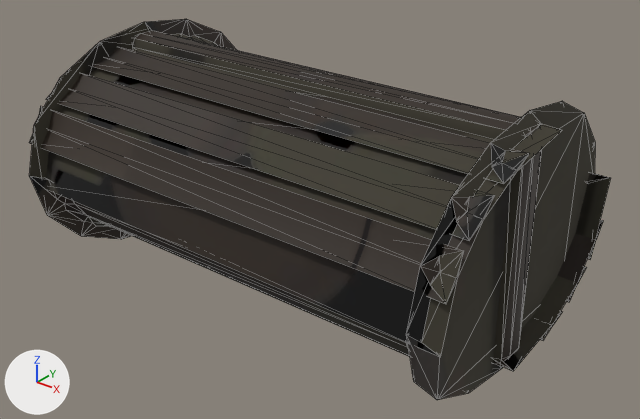
What one commit did to the glTF model Sandbox/GameData/Models/Weapons/explorer_camo_cloak.glb.
Rendered twice from a 50 mm camera at (0.249, -0.302, 0.174) aimed at (0.008, -0.001, -0.012). Arrows for +X, +Y and +Z are at lower left; the lights stay in place. The picture after the commit comes second. Mesh edges are drawn as thin lines. Vertices at exactly the same position are counted once.

Objects in the first picture: 'explorer_camo_cloak'.
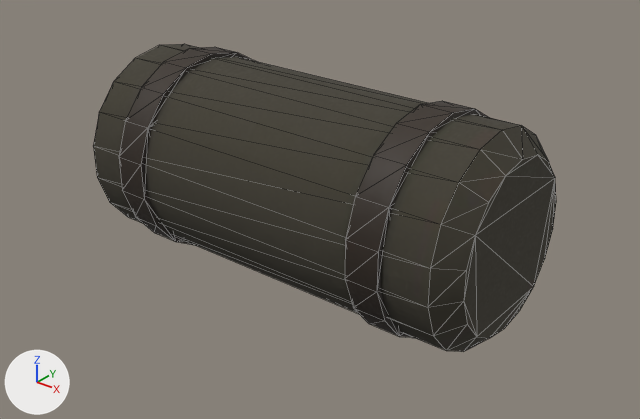
Pixel boxes [x1, y1, x2, y2] of what changed, in the pictures (640 x 419 px):
'explorer_camo_cloak', surface changed, reshaped (20% narrower, 19% shorter)
    before: [29, 19, 611, 400]
    after: [93, 44, 556, 352]
part 1 of me_explorer_camo_cloak, added
    after: [119, 47, 254, 245]
part 2 of me_explorer_camo_cloak, added
    after: [345, 101, 487, 338]
part 3 of me_explorer_camo_cloak, rebuilt (20% narrower, 19% shorter)
    before: [29, 19, 611, 400]
    after: [93, 44, 556, 352]
part 4 of me_explorer_camo_cloak, deleted
    before: [132, 31, 542, 364]

Edits to the bpy script that builds the scene:
```text
Add img_explorer_camo_cloak_normal:
    img_explorer_camo_cloak_normal = load_image('explorer_camo_cloak_Normal', '_unpacked/explorer_camo_cloak_Normal', 512, 512, 'Non-Color')
Change mat_weapon:
    remove # nodes: BsdfPrincipled, Mix, OutputMaterial, SeparateColor, TexImage x2, VertexColor
    nodes: BsdfPrincipled, NormalMap, OutputMaterial, SeparateColor, TexImage x3
    uses the picture img_explorer_camo_cloak_normal
Change me_explorer_camo_cloak:
    used by ob_explorer_camo_cloak; location = (0.0, 0.0, 0.0)
    remove me_explorer_camo_cloak.from_pydata(...)  # 280 vertices, 552 faces; spans x -0.12..0.12, y -0.08..0.08, z -0.06..0.06
    add me_explorer_camo_cloak.from_pydata(...)  # 144 vertices, 276 faces; spans x -0.109..0.109, y -0.051..0.051, z -0.052..0.052
    me_explorer_camo_cloak part 1: a new loose piece, an 18-sided cylinder along x spanning x -0.077..-0.061, y -0.051..0.051, z -0.052..0.052, in mat_weapon
    me_explorer_camo_cloak part 2: a new loose piece, an 18-sided cylinder along x spanning x 0.061..0.077, y -0.051..0.051, z -0.052..0.052, in mat_weapon
    me_explorer_camo_cloak part 3: the loose piece of 224 vertices spanning x -0.12..0.12, y -0.08..0.08, z -0.06..0.06 is rebuilt with 72 vertices and now spans x -0.109..0.109, y -0.049..0.049, z -0.049..0.049
    me_explorer_camo_cloak part 4: the loose piece of 56 vertices spanning x -0.115..0.115, y -0.01..0.01, z -0.055..0.055 is deleted
```
